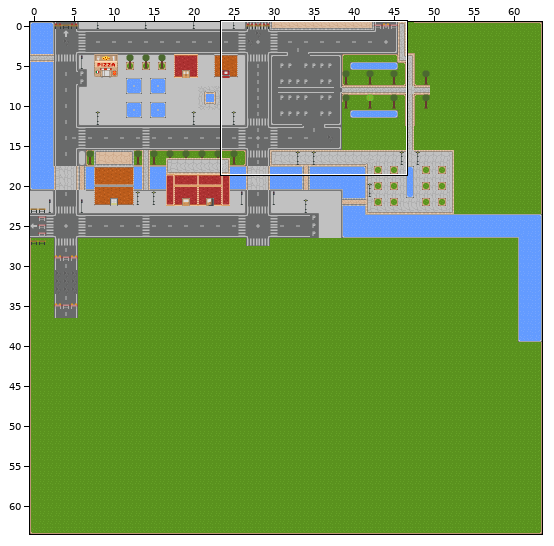
Tiled map (JSON) -- assets/map/map1.json. Above: a wide view before the commit, with the close-up outlined.
Close-up. Old version:
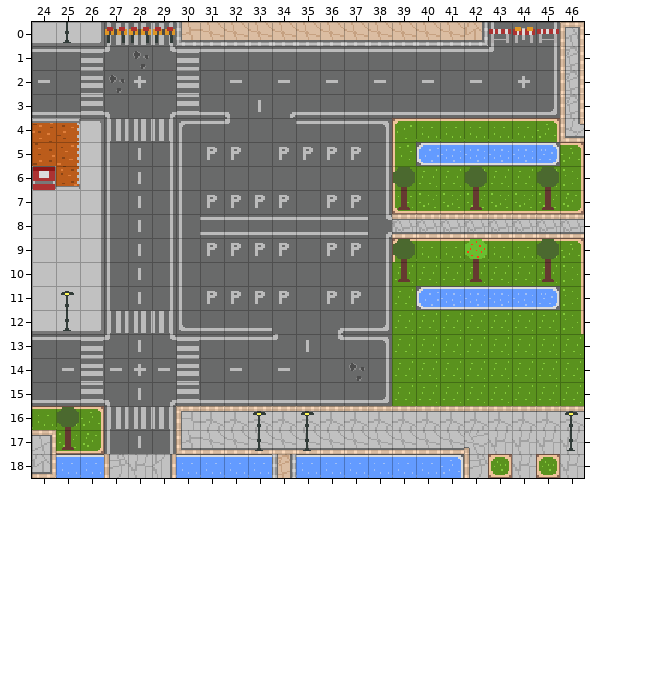
Cells are 16x16 px. Shown: x 24..46, y 0..18. The commit also changed other parts of the map, which this record leaves out. Tiles whose own drawing changed are shown in their newer look in all pictures.
After the commit:
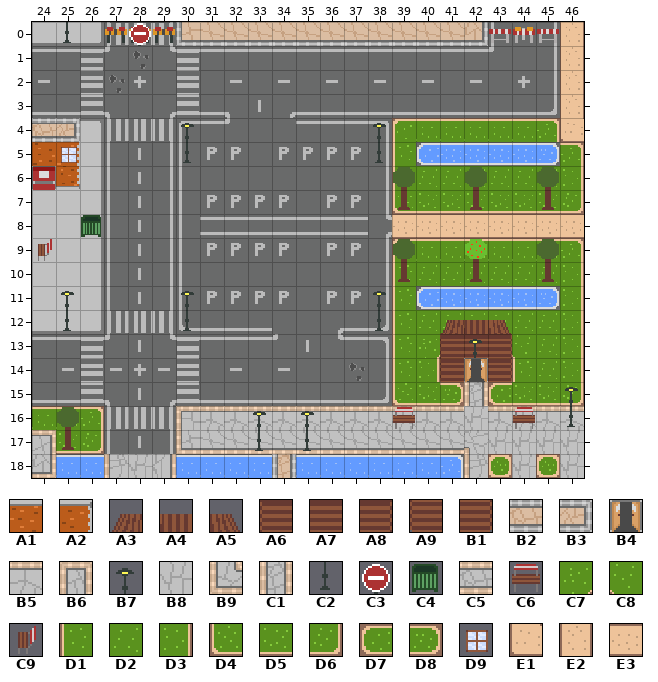
Key: from "tileset_map1": A1 69, A2 70, A3 72, A4 73, A5 74, A6 87, A7 88, A8 89, A9 102, B1 104, B2 139, B3 140, B4 146, B5 151, B6 157, B7 158, B8 166, B9 168, C1 172, C2 173, C3 177, C4 178, C5 184, C6 190, C7 200, C8 201, C9 206, D1 210, D2 211, D3 212, D4 225, D5 226, D6 227, D7 228, D8 230, D9 233, E1 303, E2 307, E3 319.
__ is an empty cell.
Tiles of an added or newly shown layer are drawn over the layers below it.
Changes in this commit:
Layer "Ground":
The author changed tile B5 to tile B8 in row 16 at x 42.
The author changed tile D2 to tile C1 in row 15 at x 42.
The author changed tile D2 to tile C7 in row 13 at x 40.
The author changed tile D2 to tile C8 in row 13 at x 44.
The author changed tile D2 to tile D1 in rows 10 to 13 at x 39; in row 14 at x 39 and 44.
The author changed tile D2 to tile D3 in row 13 at x 46; in row 14 at x 40 and 46.
The author changed tile D2 to tile D4 in row 14 at x 41; in row 15 at x 39.
The author changed tile D2 to tile D5 in row 15 at x 40 and 44 to 45.
The author changed tile D2 to tile D6 in row 14 at x 43; in row 15 at x 46.
The author changed tile D2 to tile D7 in row 15 at x 43.
The author changed tile D2 to tile D8 in row 15 at x 41.
The author changed tile B9 to tile E1 in row 4 at x 46.
The author changed tile B6 to tile E2 in row 0 at x 46.
The author changed tile C1 to tile E2 in rows 1 to 3 at x 46.
The author changed tile C5 to tile E3 in row 8 at x 39 to 46.
Layer "Objects":
Tile A3 now appears in row 12 at x 41.
Tile A4 now appears in row 12 at x 42.
Tile A5 now appears in row 12 at x 43.
Tile A6 now appears in row 13 at x 41.
Tile A7 now appears in row 13 at x 42.
Tile A8 now appears in row 13 at x 43.
Tile A9 now appears in row 14 at x 41.
Tile B1 now appears in row 14 at x 43.
The author changed tile A1 to tile B2 in row 4 at x 24.
The author changed tile A2 to tile B3 in row 4 at x 25.
Tile B7 now appears in row 15 at x 46.
The author changed tile B7 to tile C2 in row 16 at x 46.
Tile C4 now appears in row 8 at x 26.
Tile C6 now appears in row 16 at x 39 and 44.
Tile C9 now appears in row 9 at x 24.
Tile C2 is removed in row 17 at x 46.
Layer "Ornaments" (added):
Tile B4 now appears in row 14 at x 42.
Tile B7 now appears in row 4 at x 30 and 38; in row 11 at x 30 and 38; in row 13 at x 42.
Tile C2 now appears in row 5 at x 30 and 38; in row 12 at x 30 and 38.
Tile C3 now appears in row 0 at x 28.
Tile D9 now appears in row 5 at x 25.
